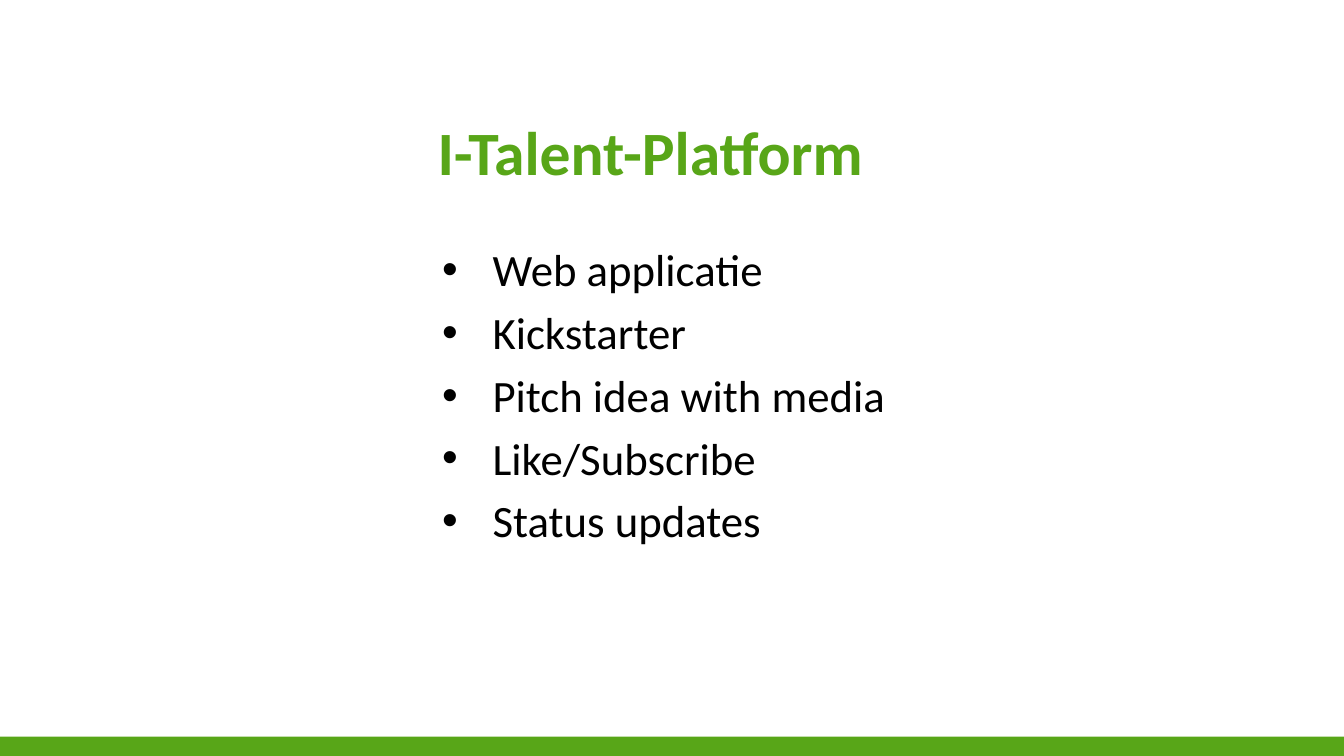
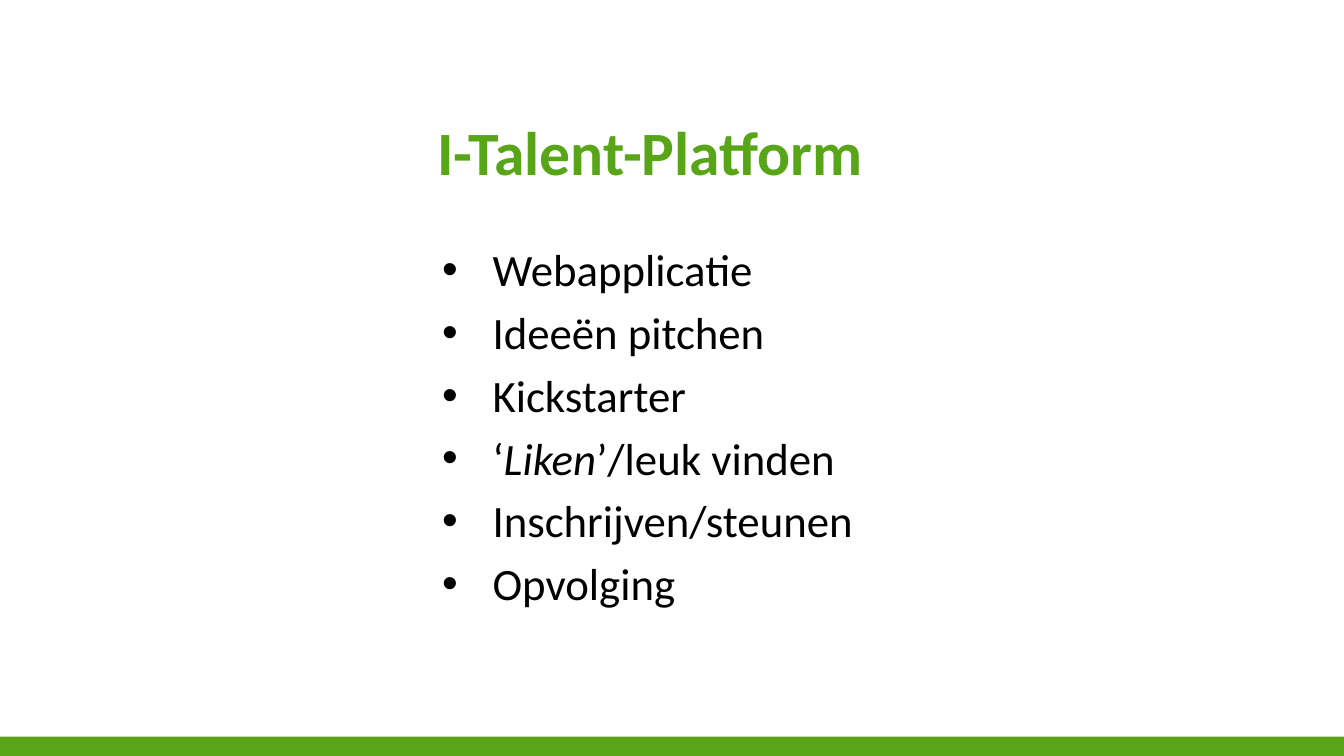
Before and after one commit to niekvandael/iTalent, a slide deck: slide 2 of italent/documents/Presentatie/Presentatie.pptx. Drawn at 1344x756 pixels with LibreOffice and Linux fonts; fonts in the diff are those of the drawing; background and template pictures are left out. Boxes give left, top, right and bottom in pixels: in the first picture for what was removed or moved away, otherwise in the second. Text is boxed around its words. In the diff, an @@ line names an element or a change of style, - is before the commit and + after.

```diff
--- a/italent/documents/Presentatie/Presentatie.pptx
+++ b/italent/documents/Presentatie/Presentatie.pptx
@@ text at bbox=[493, 255, 764, 357]: text changed @@
-• Web applicatie
+• Webapplicatie
+• Ideeën pitchen
@@ text at bbox=[493, 443, 853, 608]: text changed @@
-• Pitch idea with media
-• Like/Subscribe
-• Status updates
+• ‘Liken’/leuk vinden
+• Inschrijven/steunen
+• Opvolging
```
Also in this commit, not shown: 4 other slides changed, 3 other files.
